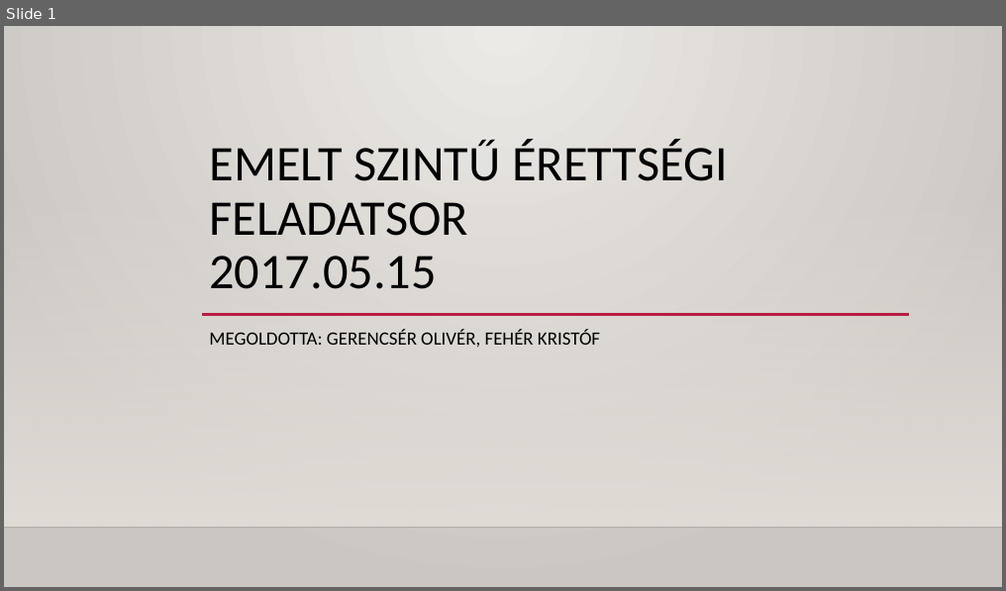
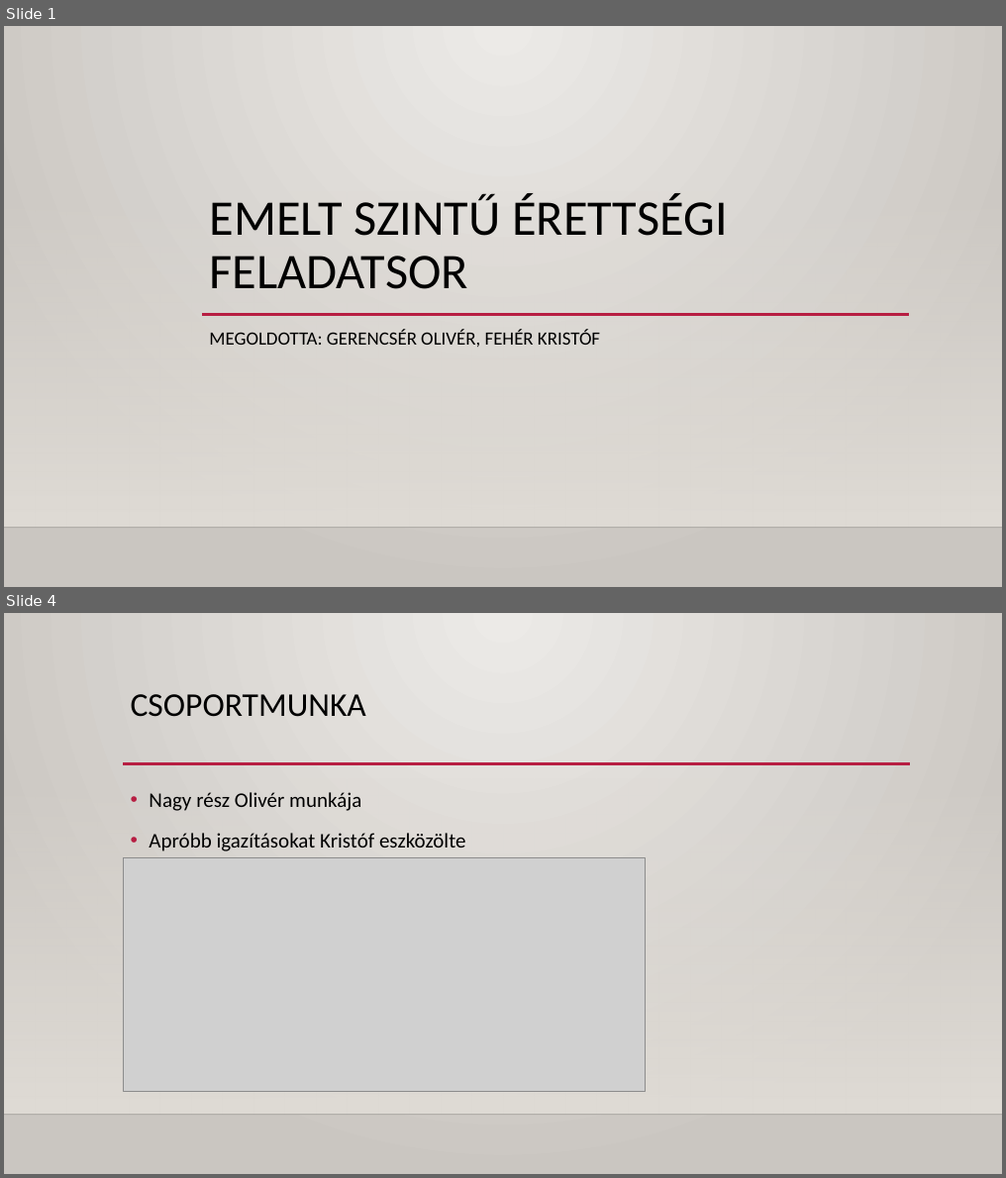
Before and after one commit to GerencserOliver/Proj1-Furdo-10A_D, a slide deck: Proj1-Furdo-10A_D.pptx. Shown one above the other, each under a label of ours: slide 1 before the commit, slides 1 and 4 after it; the slides between them are not shown. The pictures are 1006x591 and 1006x1178 pixels, drawn with LibreOffice and Linux fonts; fonts in the diff are those of the drawing; grey boxes stand for pictures; background and template pictures are left out. Boxes give left, top, right and bottom in pixels: in the first picture for what was removed or moved away, otherwise in the second. Text is boxed around its words. In the diff, an @@ line names an element or a change of style, - is before the commit and + after.

```diff
--- a/Proj1-Furdo-10A_D.pptx
+++ b/Proj1-Furdo-10A_D.pptx
@@ slide 4 added at [4, 613, 1002, 1174], background gradient #ECEAE7 to #CAC7C1; not listed: 2 template elements that a slide beside it also shows @@
@@ title added at [131, 694, 366, 717], 32 pt, text #000000 @@
+CSOPORTMUNKA
@@ line added from (123, 764) to (910, 764), #B71E42 2.5 pt @@
@@ text added at [149, 792, 466, 852], 20 pt, text #000000 @@
+• Nagy rész Olivér munkája
+• Apróbb igazításokat Kristóf eszközölte
@@ picture added at [123, 859, 646, 1091] @@
@@ slide 1 changed as well @@
@@ title at [209, 193, 728, 289]: text changed @@
-EMELT SZINTŰ ÉRETTSÉGI FELADATSOR
-2017.05.15
+EMELT SZINTŰ ÉRETTSÉGI FELADATSOR
```
Also in this commit, not shown: 1 other slide changed, 5 other slides added, 5 slides removed.
